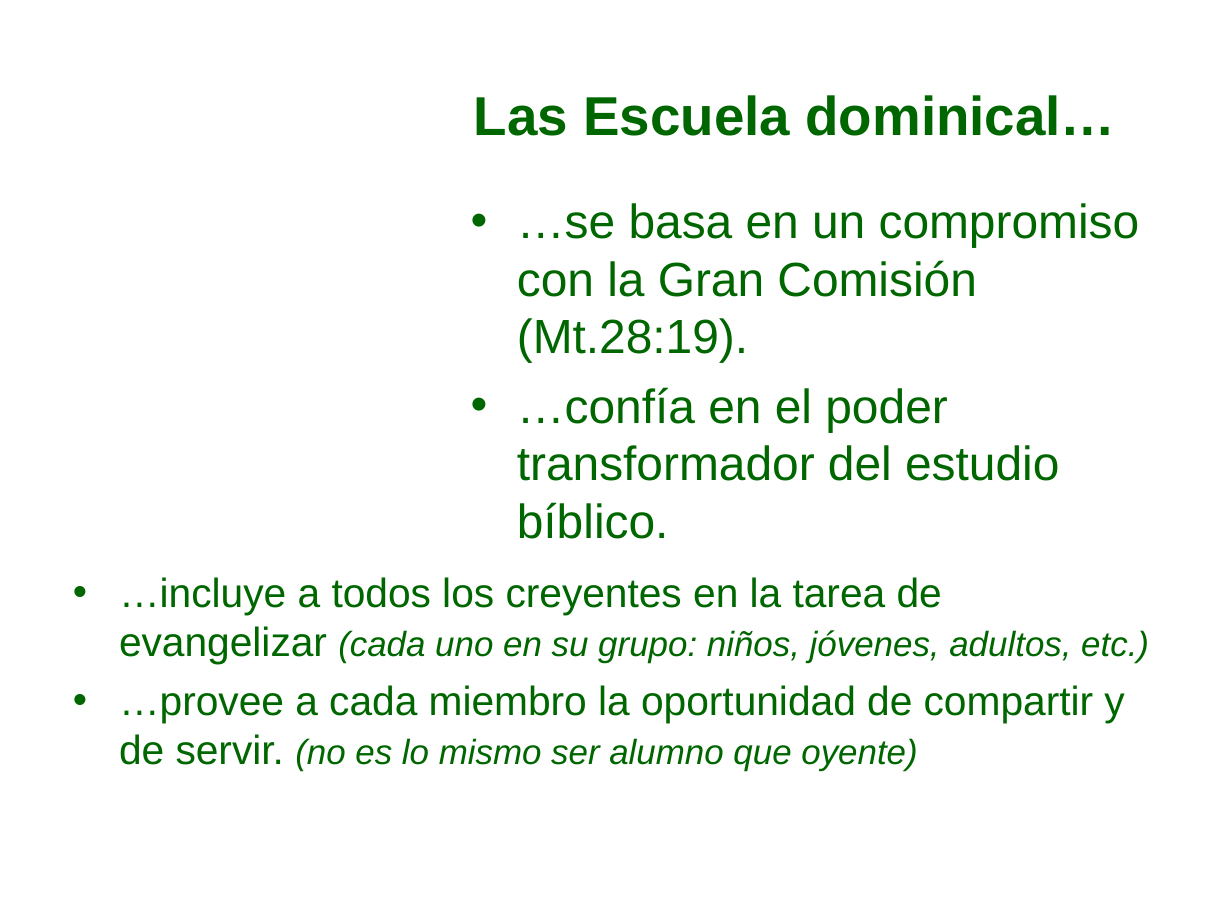
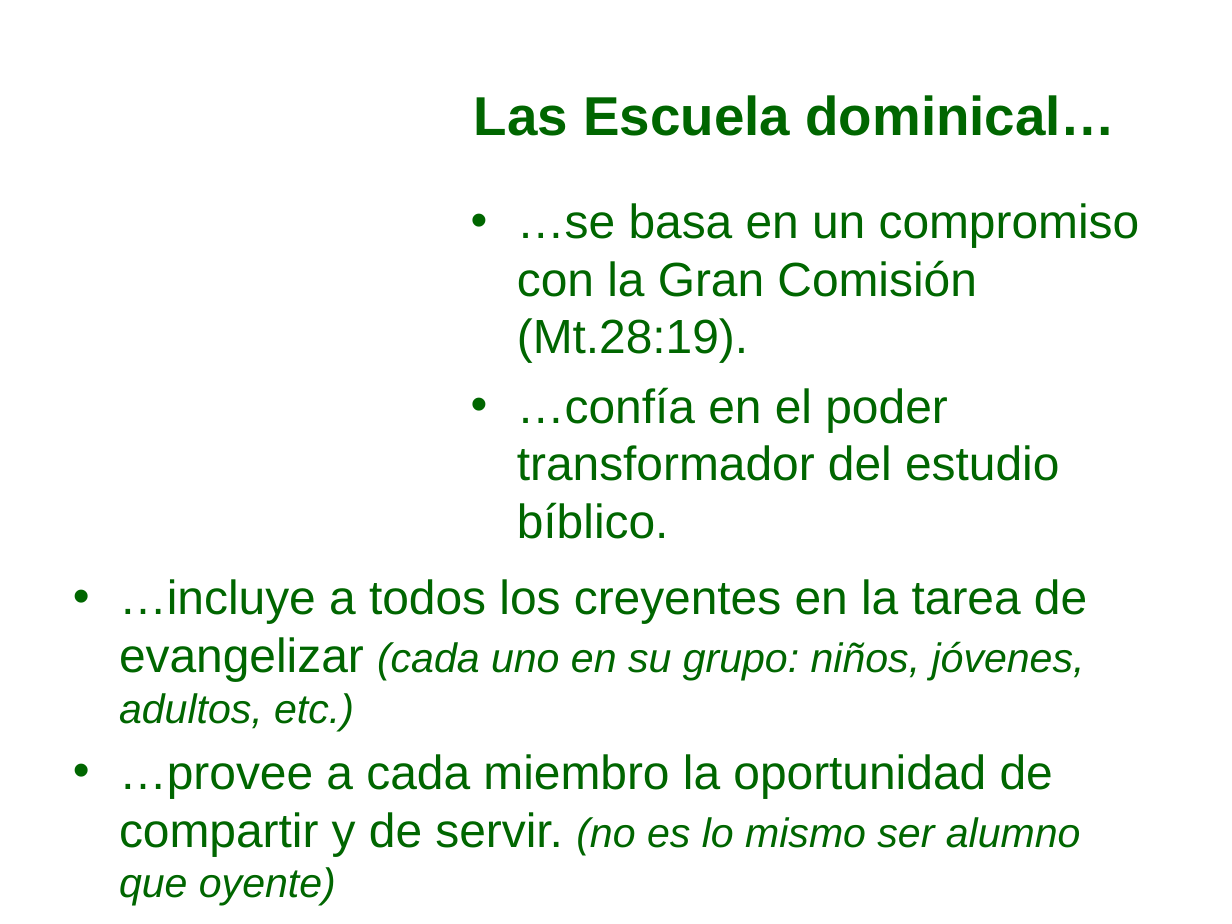
Before and after one commit to afols/iglesia, a slide deck: slide 5 of trunk/ iglesia --username adrianfols/Escuela Dominical/Iglecrecimiento/Mi_iglesia_puede_S3.ppt. Drawn at 1232x924 pixels with LibreOffice and Linux fonts; fonts in the diff are those of the drawing; background and template pictures are left out. Boxes give left, top, right and bottom in pixels: in the first picture for what was removed or moved away, otherwise in the second. Text is boxed around its words. In the diff, an @@ line names an element or a change of style, - is before the commit and + after.

```diff
--- a/trunk/ iglesia --username adrianfols/Escuela Dominical/Iglecrecimiento/Mi_iglesia_puede_S3.ppt
+++ b/trunk/ iglesia --username adrianfols/Escuela Dominical/Iglecrecimiento/Mi_iglesia_puede_S3.ppt
@@ text "…incluye a todos los creyentes ..." at (119,579,1087,856): size 23.8 to 28 pt in "…incluye a todos los creyentes en la ...", "…provee a cada miembro la oportunidad de ..."; size 20.4 to 24 pt in "(cada uno en su grupo: niños, jóvenes, ...", "(no es lo mismo ser alumno que ..." @@
```
Also in this commit, not shown: 1 other slide changed, 1 slide added.
